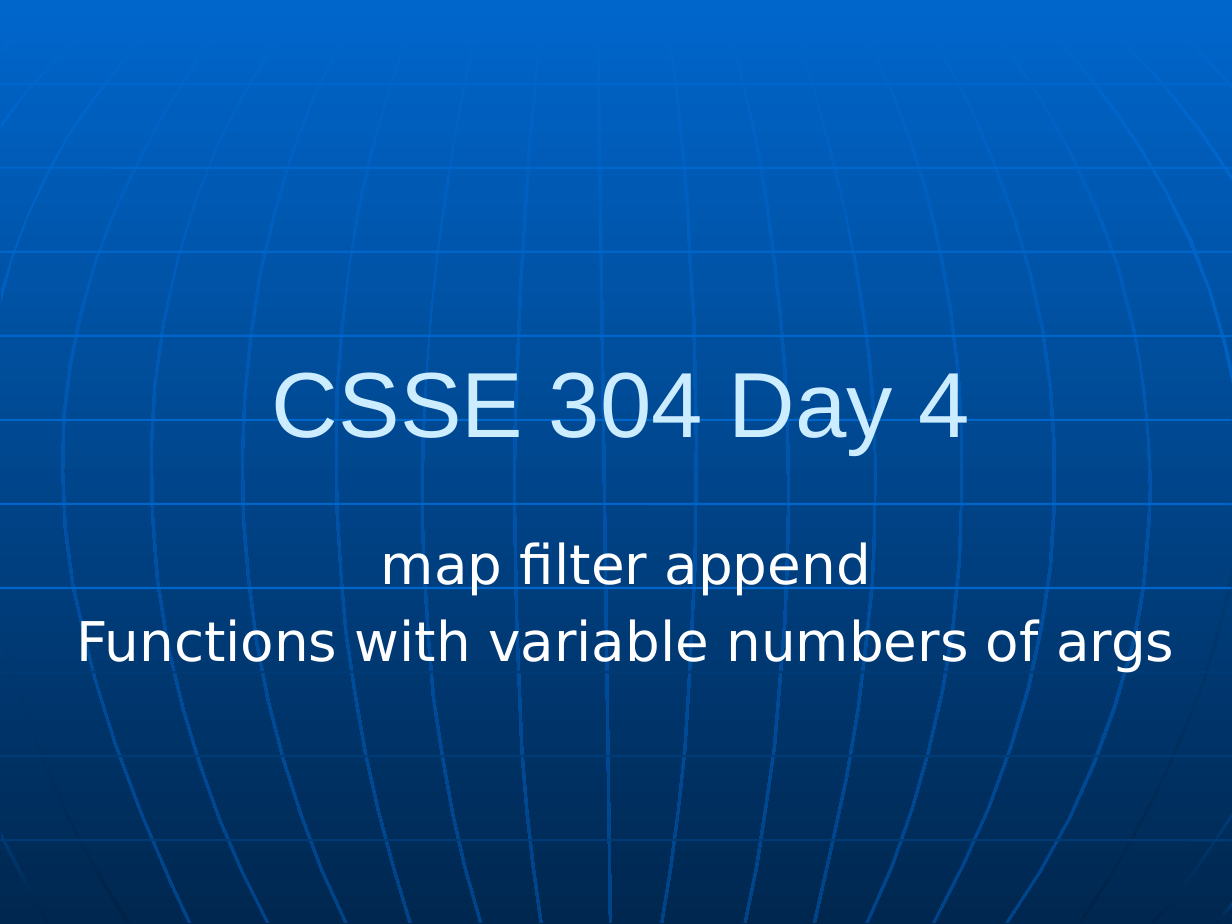
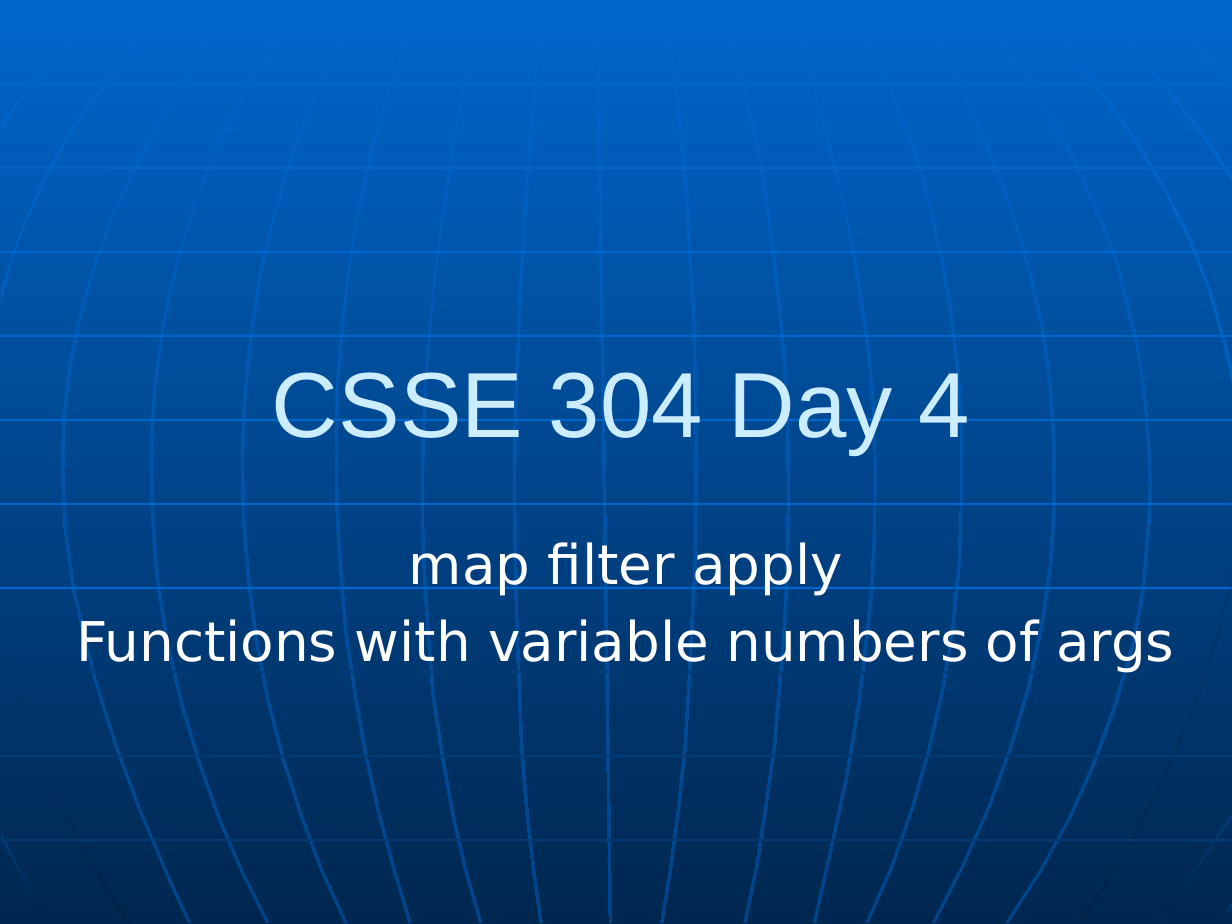
Before and after one commit to RHIT-CSSE/csse304, a slide deck: slide 1 of ClassMaterials/MapApply/RecursionMapApplyLambdaLet.pptx. Drawn at 1232x924 pixels with LibreOffice and Linux fonts; fonts in the diff are those of the drawing. Boxes give left, top, right and bottom in pixels: in the first picture for what was removed or moved away, otherwise in the second. Text is boxed around its words. In the diff, an @@ line names an element or a change of style, - is before the commit and + after.

Commit message:
solution for in class activities + slightly revised slides

```diff
--- a/ClassMaterials/MapApply/RecursionMapApplyLambdaLet.pptx
+++ b/ClassMaterials/MapApply/RecursionMapApplyLambdaLet.pptx
@@ subtitle at (x1=409, y1=542, x2=843, y2=596): text changed @@
-map filter append
+map filter apply
```
Also in this commit, not shown: 1 other file.
